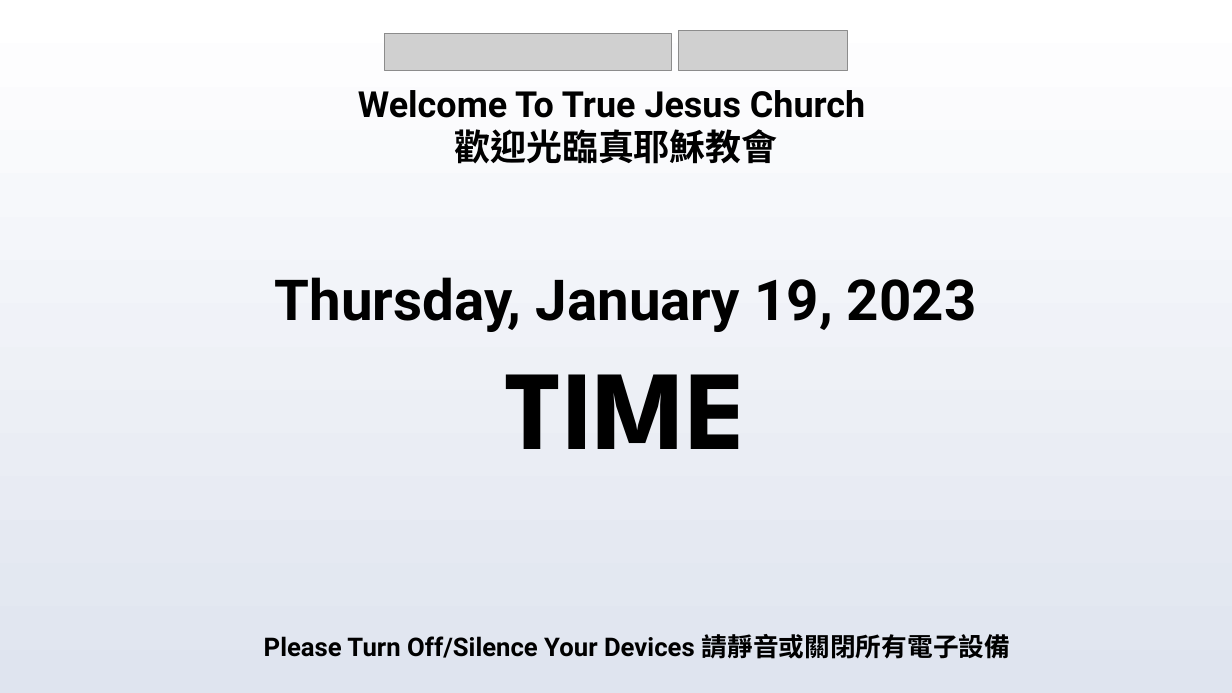
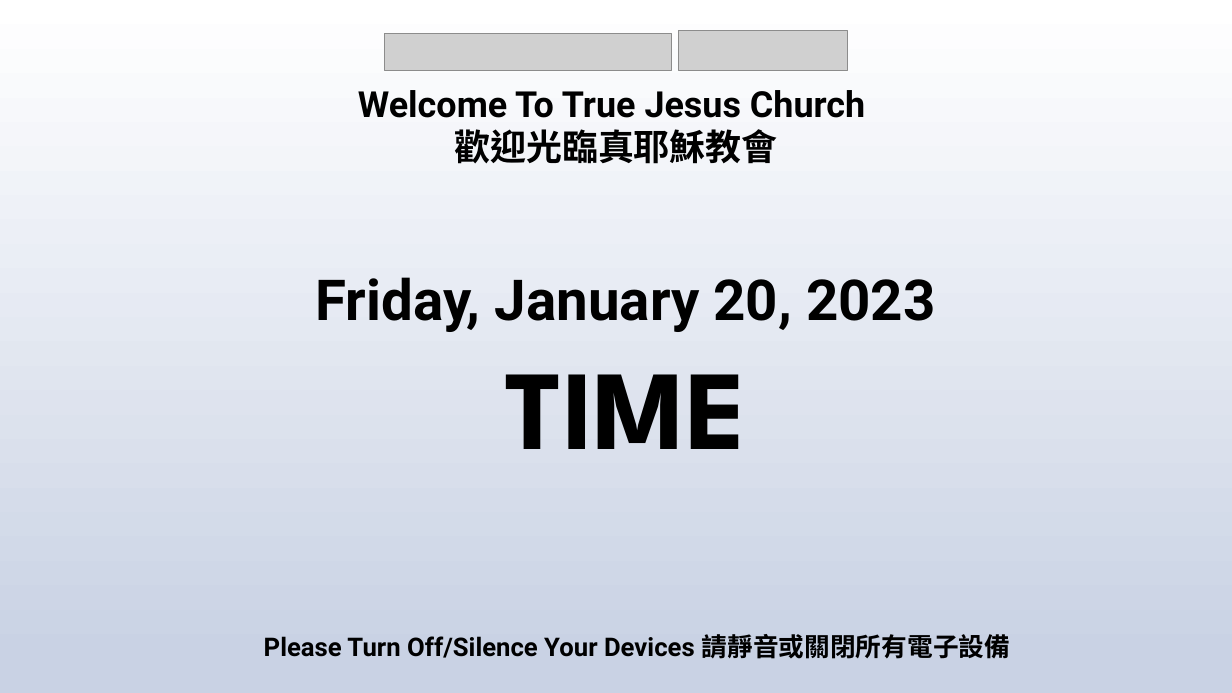
Before and after one commit to calebchanwy/tjc-powerpoint, a slide deck: slide 1 of TJCPowerPoint/Resources/ServiceWidescreen.pptx. Drawn at 1232x693 pixels with LibreOffice and Linux fonts; fonts in the diff are those of the drawing; grey boxes stand for pictures. Boxes give left, top, right and bottom in pixels: in the first picture for what was removed or moved away, otherwise in the second. Text is boxed around its words. In the diff, an @@ line names an element or a change of style, - is before the commit and + after.

```diff
--- a/TJCPowerPoint/Resources/ServiceWidescreen.pptx
+++ b/TJCPowerPoint/Resources/ServiceWidescreen.pptx
@@ background gradient #FFFFFF to #DFE4EF to gradient #FFFFFF to #C9D2E4 @@
@@ text at (316,277,935,332): text changed @@
-Thursday, January 19, 2023
+Friday, January 20, 2023
```
Also in this commit, not shown: 10 other slides changed, 14 other files.
